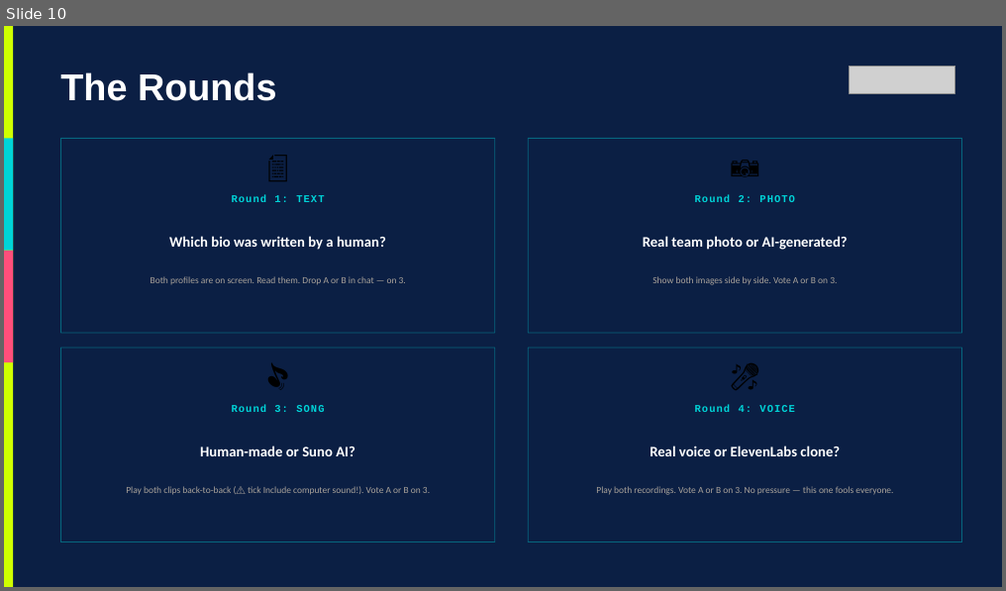
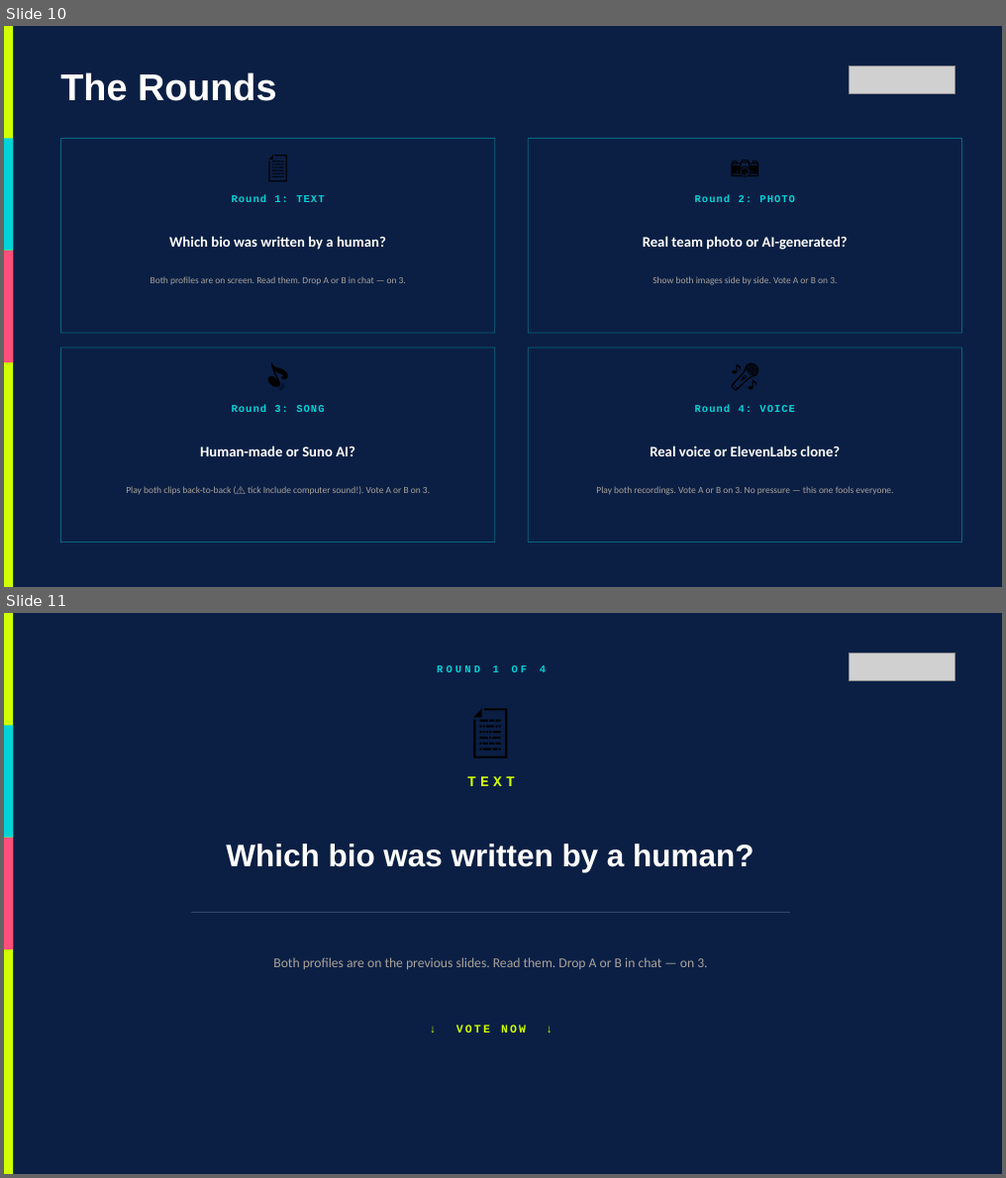
Before and after one commit to Coachevan/whipping-up-fun, a slide deck: out/MAX_Agents_or_Overlords.pptx. Shown one above the other, each under a label of ours: slide 10 before the commit, slides 10 and 11 after it. The pictures are 1006x591 and 1006x1178 pixels, drawn with LibreOffice and Linux fonts; fonts in the diff are those of the drawing; grey boxes stand for pictures; background and template pictures are left out. Boxes give left, top, right and bottom in pixels: in the first picture for what was removed or moved away, otherwise in the second. Text is boxed around its words. In the diff, an @@ line names an element or a change of style, - is before the commit and + after.

```diff
--- a/out/MAX_Agents_or_Overlords.pptx
+++ b/out/MAX_Agents_or_Overlords.pptx
@@ slide 11 added at (4, 613, 1002, 1174), background picture (left out) @@
@@ rectangle added at (4, 613, 1002, 1174), fill #0B1F44 at 38% opacity @@
@@ rectangle added at (4, 613, 13, 1174), fill #CFFF00 @@
@@ text added at (437, 665, 546, 672), 10 pt, text #00D4D8, bold @@
+ROUND 1 OF 4
@@ picture added at (849, 653, 955, 680) @@
@@ text added at (60, 695, 922, 759), 52 pt, text #000000 @@
+📄
@@ rectangle added at (4, 725, 13, 838), fill #00D4D8 @@
@@ text added at (467, 776, 515, 786), 14 pt, text #CFFF00, bold @@
+TEXT
@@ rectangle added at (4, 838, 13, 950), fill #FF4F7B @@
@@ text added at (226, 844, 753, 872), 30 pt, text #FFFFFF, bold @@
+Which bio was written by a human?
@@ line added from (191, 912) to (790, 912), #334466 1 pt @@
@@ text added at (273, 958, 707, 969), 13 pt, text #A9A29A @@
+Both profiles are on the previous slides. Read them. Drop A or B in chat — on 3.
@@ text added at (456, 1025, 526, 1033), 11 pt, text #CFFF00, bold @@
+↓ VOTE NOW ↓
```
Also in this commit, not shown: 3 other slides added, 2 other files.
